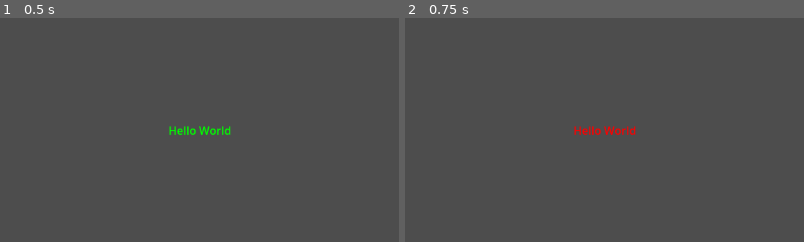
Above: before the commit, frames 1-2 (left to right).
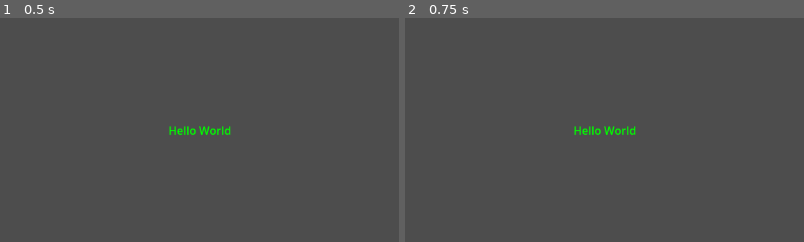
Above: after the commit, the same moments.

Repository: DevArturoOrtueta/Brackeys-coding-learning
Game: Godot game, scene res://node_2d.tscn
The game is run twice, just before and just after one commit, with the same random seed, the same clock (stepped at 60 frames per second) and the same inputs.
Inputs:
- Up to frame 1 (0.5 s): no input
- Up to frame 2 (0.75 s): tap Enter at 0.5 s; hold Space (MY_ACTION) from 0.53 s (still down)
The pictures show only the part of the screen within x 24-73%, y 27-77%; the shares and areas given below are measured in that part.

Frame 1 is identical in both runs. In frame 2, 0.4% of the frame differs, in the area x 42-58%, y 48-53%.

Commit message:
Functions

Diff:
--- a/Node2D.gd
+++ b/Node2D.gd
@@ -6,12 +6,24 @@
 # @export var health = 100
 func _ready():
 	print("Hello world")
+
 	$Label.text = 'Hello World'
 	$Label.modulate = Color.GREEN
 
 func _input(event):
 	if event.is_action_pressed("MY_ACTION"):
-		$Label.modulate = Color.RED
+		var result = add(1,2)
+		result = add(result, 4)
+		print(result)
+	#if event.is_action_pressed("MY_ACTION"):
+	#	$Label.modulate = Color.RED
 
-	if event.is_action_released("MY_ACTION"):
-		$Label.modulate = Color.GREEN
+	#if event.is_action_released("MY_ACTION"):
+	#	$Label.modulate = Color.GREEN
+
+func jump():
+	print("JUMP!")
+
+func add(num1: int, num2: int) -> int:
+	var result = num1 + num2
+	return result
